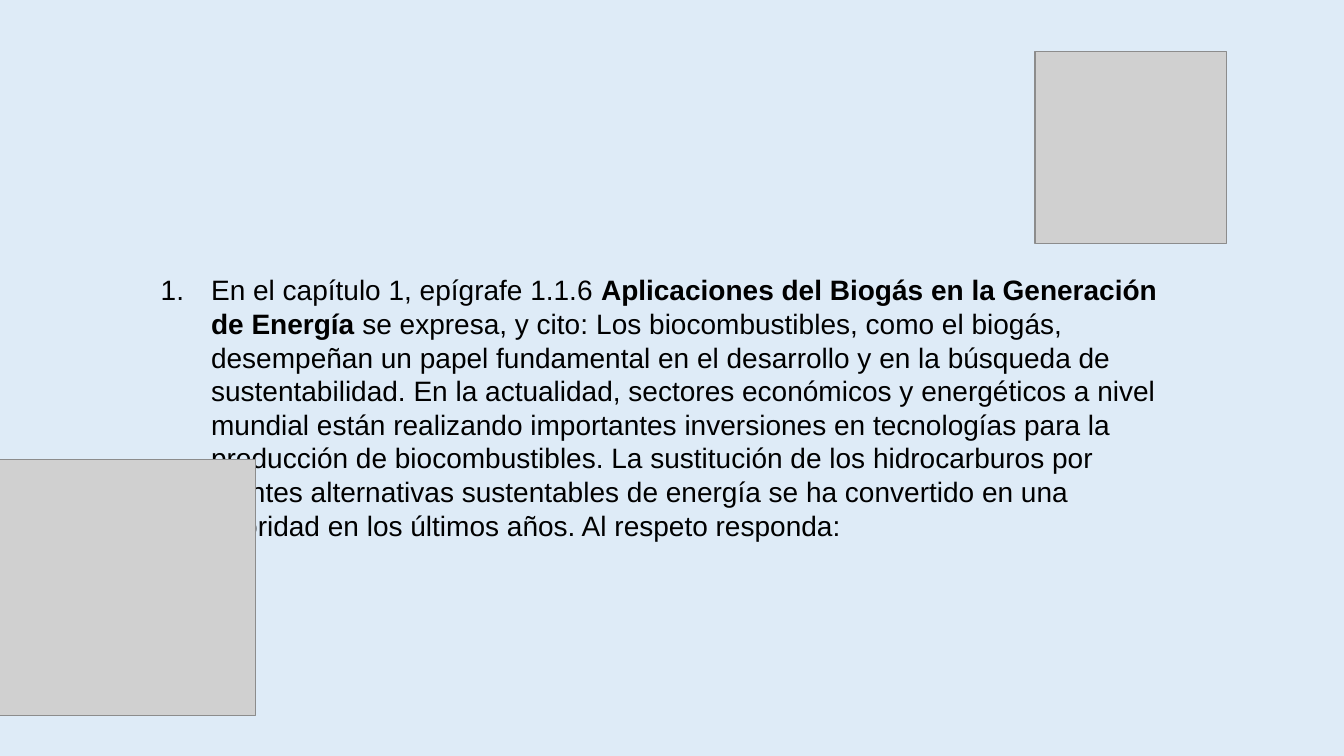
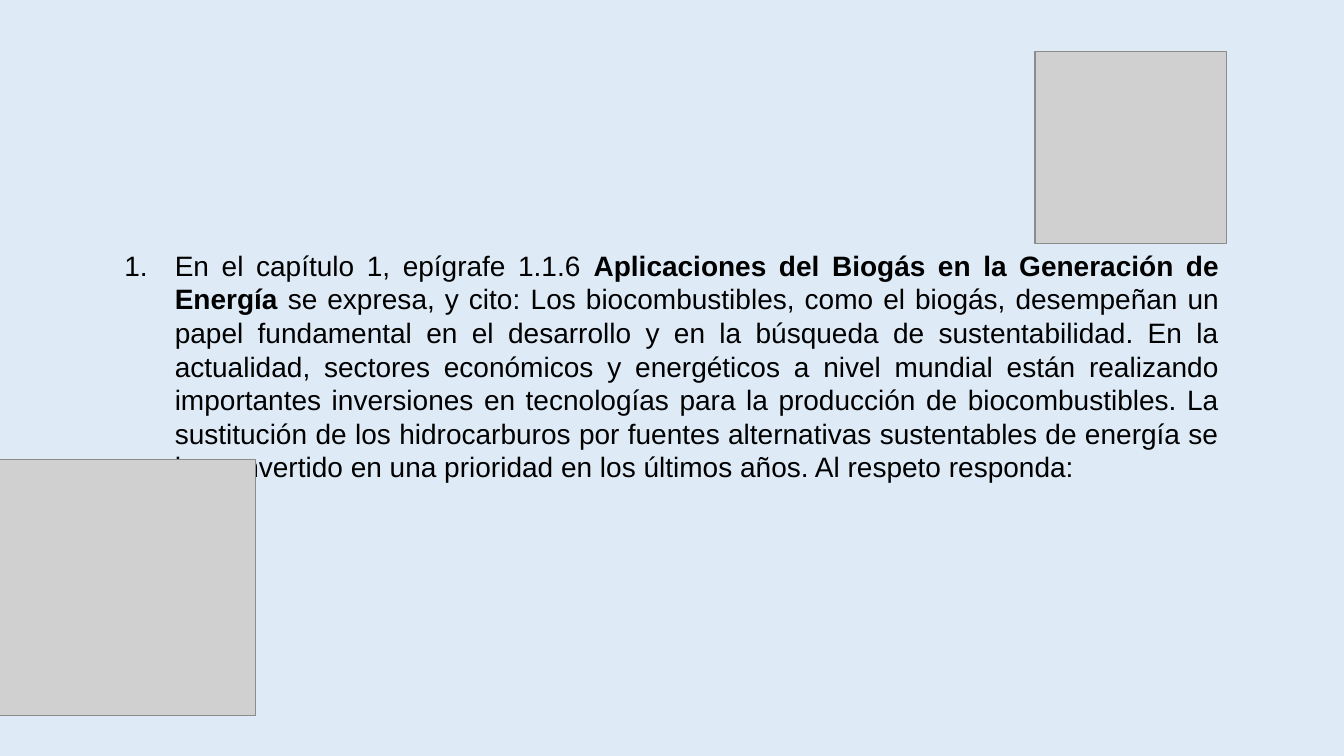
Before and after one commit to amypadron/prower_tesis, a slide deck: slide 52 of Digestión anaerobía.Original.pptx. Drawn at 1344x756 pixels with LibreOffice and Linux fonts; fonts in the diff are those of the drawing; grey boxes stand for pictures. Boxes give left, top, right and bottom in pixels: in the first picture for what was removed or moved away, otherwise in the second. Text is boxed around its words. In the diff, an @@ line names an element or a change of style, - is before the commit and + after.

Commit message:
feat:Cambios

```diff
--- a/Digestión anaerobía.Original.pptx
+++ b/Digestión anaerobía.Original.pptx
@@ text "En el capítulo 1, epígrafe ...": place and size @@
-text "En el capítulo 1, epígrafe ..." at [211, 279, 1157, 541]
+text "En el capítulo 1, epígrafe ..." at [175, 255, 1219, 482]
@@ text "En el capítulo 1, epígrafe ..." at [175, 255, 1219, 482]: alignment left to justified @@
```
